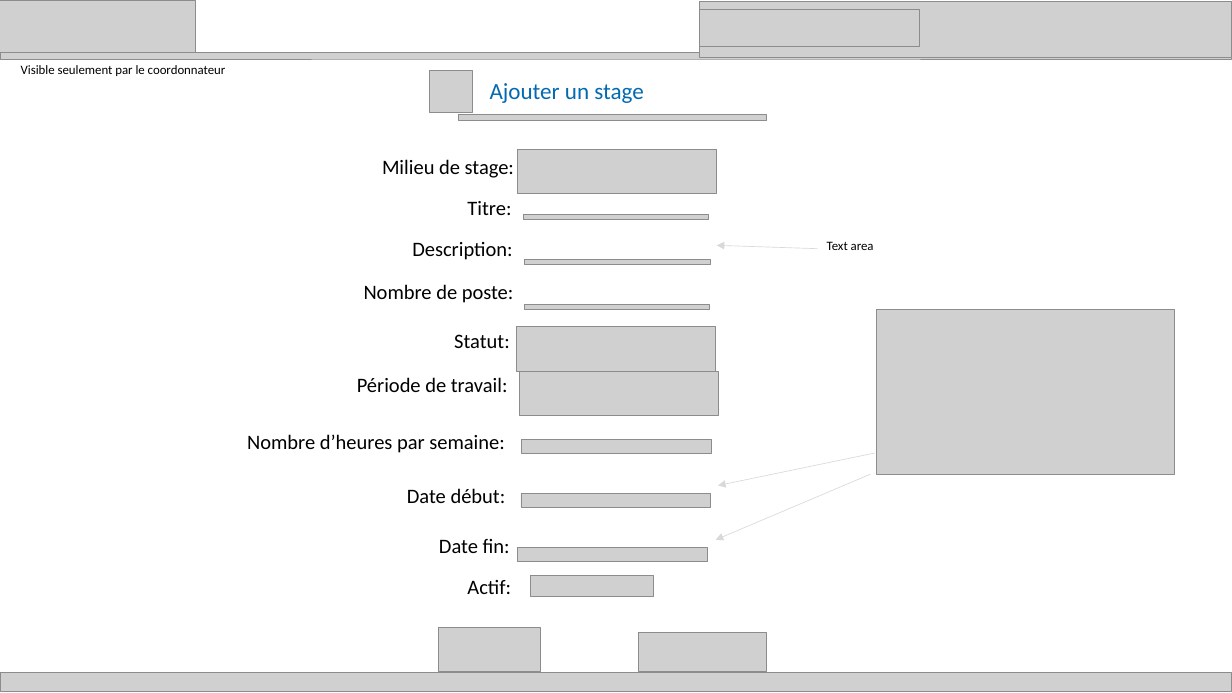
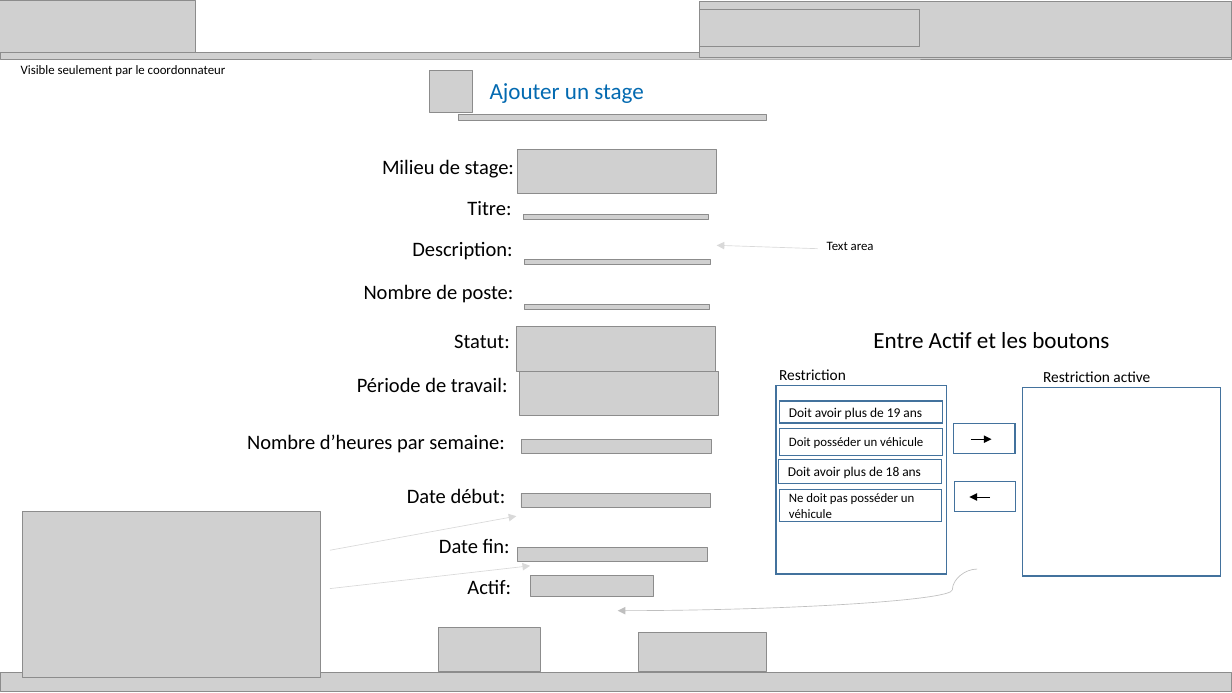
Before and after one commit to zacouse/GestionStages, a slide deck: slide 7 of Documentation/SchémaModificationMilieudeStage.pptx (slide 6 before the commit). Drawn at 1232x693 pixels with LibreOffice and Linux fonts; fonts in the diff are those of the drawing; grey boxes stand for pictures. Boxes give left, top, right and bottom in pixels: in the first picture for what was removed or moved away, otherwise in the second. Text is boxed around its words. In the diff, an @@ line names an element or a change of style, - is before the commit and + after.

Commit message:
Mise à jour schéma pour les restrictions et des scripts sql

```diff
--- a/Documentation/SchémaModificationMilieudeStage.pptx
+++ b/Documentation/SchémaModificationMilieudeStage.pptx
@@ text added at (x1=873, y1=332, x2=1109, y2=348), 18 pt, text #000000 @@
+Entre Actif et les boutons
@@ rectangle added at (x1=776, y1=385, x2=947, y2=574), fill #FFFFFF, outline #43739E 1 pt @@
@@ text added at (x1=779, y1=369, x2=846, y2=380), 12 pt, text #000000 @@
+Restriction
@@ rectangle added at (x1=1023, y1=387, x2=1221, y2=576), fill #FFFFFF, outline #43739E 1 pt @@
@@ text added at (x1=1043, y1=371, x2=1150, y2=382), 12 pt, text #000000 @@
+Restriction active
@@ rectangle added at (x1=780, y1=401, x2=943, y2=423), fill #FFFFFF, outline #43739E 1 pt, 10.5 pt, text #000000 @@
+Doit avoir plus de 19 ans
@@ rectangle added at (x1=780, y1=429, x2=943, y2=456), fill #FFFFFF, outline #43739E 1 pt, 10 pt, text #000000 @@
+Doit posséder un véhicule
@@ rectangle added at (x1=954, y1=424, x2=1016, y2=454), fill #FFFFFF, outline #43739E 1 pt @@
@@ arrow added from (971, 439) to (992, 439), #000000 0.5 pt @@
@@ rectangle added at (x1=779, y1=459, x2=942, y2=483), fill #FFFFFF, outline #43739E 1 pt, 10.5 pt, text #000000 @@
+Doit avoir plus de 18 ans
@@ rectangle added at (x1=780, y1=490, x2=942, y2=521), fill #FFFFFF, outline #43739E 1 pt, 10 pt, text #000000 @@
+Ne doit pas posséder un véhicule
@@ rectangle added at (x1=955, y1=482, x2=1016, y2=511), fill #FFFFFF, outline #43739E 1 pt @@
@@ arrow added from (991, 497) to (970, 497), #000000 0.5 pt @@
@@ picture moved from (x1=877, y1=310, x2=1175, y2=475) to (x1=23, y1=512, x2=321, y2=677) @@
@@ arrow moved from (875, 453) - (718, 485) to (330, 551) - (517, 517) @@
@@ arrow moved from (871, 474) - (716, 540) to (330, 589) - (531, 566) @@
@@ curved arrow added from (978, 569) to (617, 611), #BFBFBF 0.5 pt @@
```
Also in this commit, not shown: 6 other slides changed, 1 slide added, 2 other files.
